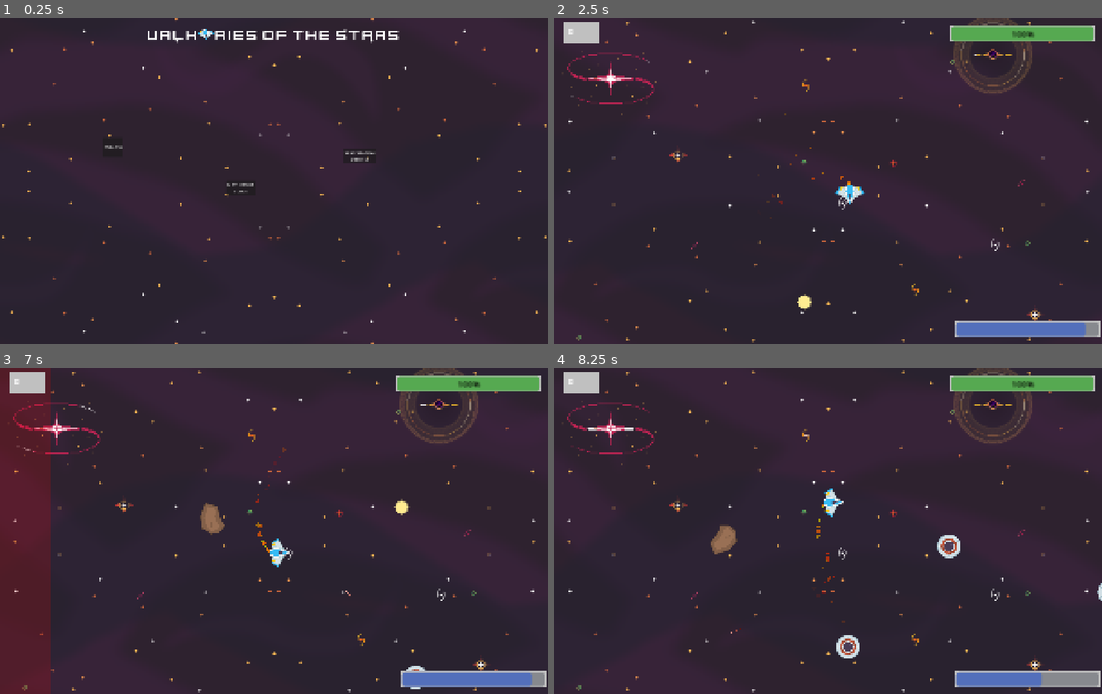
Above: before the commit, frames 1-4 (two rows, left to right).
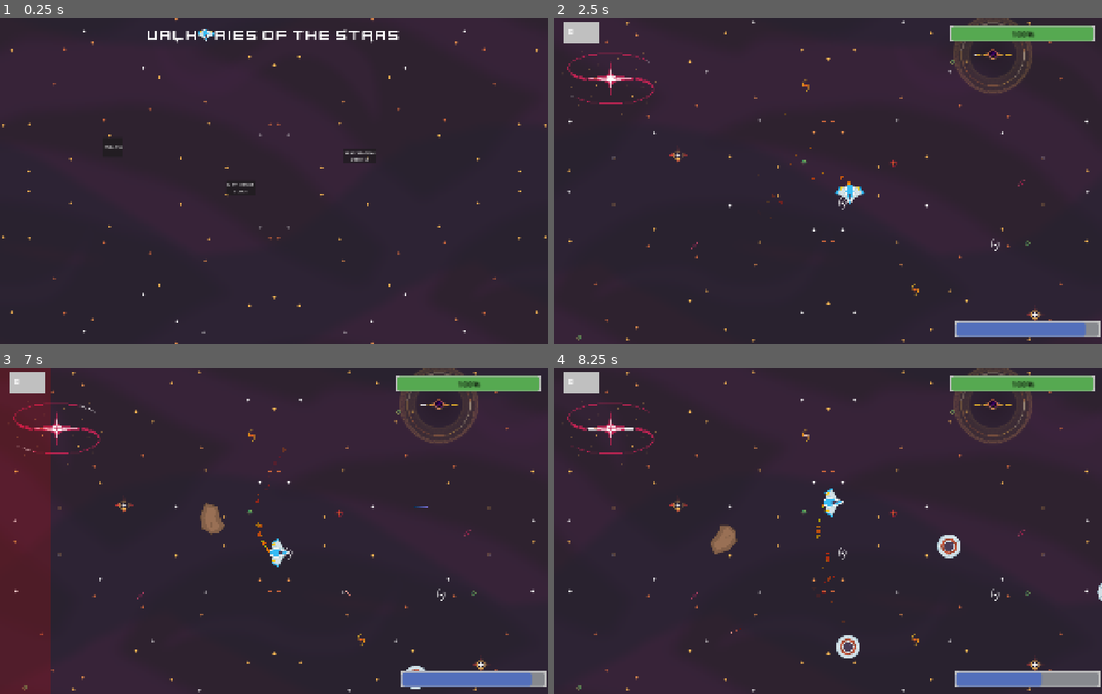
Above: after the commit, the same moments.

Repository: HusMusen16/Gymnasie_Arbete
Game: Godot game, scene res://Scenes/main_menu.tscn
Same seed, same stepped clock (60 frames per second), same inputs: the game is played once before the commit and once after it.
Inputs:
- Up to frame 1 (0.25 s): no input
- Up to frame 2 (2.5 s): click "ENDLESS" at 0.5 s; hold D (right) 1.28-2.03 s; tap Space (shoot_laser) at 1.35 s; hold S (down) from 2.03 s (still down); tap Shift (shoot_plasma) at 2.1 s
- Up to frame 3 (7 s): release S (down) at 2.78 s; hold D (right) 2.78-3.53 s; tap Space (shoot_laser) at 2.85, 4.35, 5.85 s; hold W (up) 3.53-4.28 s; tap Shift (shoot_plasma) at 3.6, 5.1, 6.6 s; hold A (left) 4.28-5.78 s; hold S (down) 5.78-6.53 s; hold D (right) from 6.53 s (still down)
- Up to frame 4 (8.25 s): release D (right) at 7.28 s; hold W (up) 7.28-8.03 s; tap Space (shoot_laser) at 7.35 s; hold D (right) from 8.03 s (still down); tap Shift (shoot_plasma) at 8.1 s

The runs differ from the first frame. In frame 1, less than 0.1% of the frame differs, in the area x 36-40%, y 3-8%; in frame 2, less than 0.1%; in frame 3, 0.1%, in the area x 71-79%, y 40-46%; in frame 4, nothing differs.

Commit message:
Småfixar

Diff:
--- a/Scenes/level_1.tscn
+++ b/Scenes/level_1.tscn
@@ -5,3 +5,6 @@
 [node name="LEVEL_1" instance=ExtResource("1_vk57k")]
 level_number = 1
 mothership_spawnrate = 30
+
+[node name="SurgeFollower" parent="MotherPath" index="1"]
+position = Vector2(4377, 2556)
--- a/Scenes/level_2.tscn
+++ b/Scenes/level_2.tscn
@@ -6,3 +6,6 @@
 level_number = 2
 enemy_spawnrate = 5
 mothership_spawnrate = 15
+
+[node name="SurgeFollower" parent="MotherPath" index="1"]
+position = Vector2(4377, 2556)
--- a/Scenes/level_3.tscn
+++ b/Scenes/level_3.tscn
@@ -4,3 +4,6 @@
 
 [node name="LEVEL_3" instance=ExtResource("1_ng0s0")]
 level_number = 3
+
+[node name="SurgeFollower" parent="MotherPath" index="1"]
+position = Vector2(4377, 2556)
--- a/Scenes/main_menu.tscn
+++ b/Scenes/main_menu.tscn
@@ -4,7 +4,7 @@
 [ext_resource type="Script" uid="uid://c6a4rmqyoh03m" path="res://Scripts/main_menu.gd" id="1_ce3w2"]
 [ext_resource type="Texture2D" uid="uid://bbarwl0lj48df" path="res://assets/Foozle_2DS0015_Void_EnvironmentPack/Backgrounds/PNGs/Split up/Starry background  - Layer 03 - Stars.png" id="2_48xlc"]
 [ext_resource type="FontFile" uid="uid://7aq2omfr4iba" path="res://assets/Bonus/kenvector_future.ttf" id="3_1ehe0"]
-[ext_resource type="Texture2D" uid="uid://4c3oc63m1doi" path="res://assets/PNG/playerShip2_blue.png" id="5_n45e2"]
+[ext_resource type="PackedScene" uid="uid://drqkl0c1bf0f8" path="res://Scenes/player.tscn" id="5_n45e2"]
 
 [sub_resource type="Animation" id="Animation_ce3w2"]
 length = 0.001
@@ -116,12 +116,16 @@
 DEFENSE
 "
 
-[node name="Sprite2D" type="Sprite2D" parent="UI"]
-position = Vector2(787, 64)
+[node name="Player" parent="." instance=ExtResource("5_n45e2")]
+position = Vector2(787, 66)
 rotation = 3.14159
-scale = Vector2(0.55, 0.55)
-texture = ExtResource("5_n45e2")
+scale = Vector2(0.6, 0.6)
+
+[node name="Lasers" type="Node" parent="."]
+
+[node name="Plasmas" type="Node" parent="."]
 
 [connection signal="pressed" from="UI/Endless_button" to="." method="_on_endless_button_pressed"]
 [connection signal="pressed" from="UI/Mothership_surge_button" to="." method="_on_mothership_surge_button_pressed"]
 [connection signal="pressed" from="UI/Spacestation_defense_button" to="." method="_on_spacestation_defense_button_pressed"]
+[connection signal="laser" from="Player" to="." method="_on_player_laser"]
--- a/Scenes/plasma_blast.tscn
+++ b/Scenes/plasma_blast.tscn
@@ -72,7 +72,7 @@
 collide_with_areas = true
 
 [node name="explosion_timer" type="Timer" parent="."]
-wait_time = 0.3
+wait_time = 0.4
 one_shot = true
 autostart = true
 
--- a/Scenes/player.tscn
+++ b/Scenes/player.tscn
@@ -55,7 +55,7 @@
 [node name="Player" type="CharacterBody2D"]
 z_index = 10
 collision_layer = 4
-collision_mask = 11
+collision_mask = 9
 script = ExtResource("1_cvnsp")
 
 [node name="Rocket" type="GPUParticles2D" parent="."]
--- a/Scripts/main_menu.gd
+++ b/Scripts/main_menu.gd
@@ -2,7 +2,11 @@
 
 
 @onready var button = $UI/Endless_button
+@onready var lasers = $Lasers
+@onready var plasmas = $Plasmas
 
+var plasma_scene: PackedScene = load("res://Scenes/plasma_blast.tscn")
+var laser_scene: PackedScene = load("res://Scenes/laser.tscn")
 
 func _physics_process(_delta: float) -> void:
 	pass
@@ -18,3 +22,16 @@
 
 func _on_spacestation_defense_button_pressed() -> void:
 	LevelManager.start_defend_spacestation_mode()
+
+
+func _on_player_laser(type: Variant, pos: Variant, dir: Variant) -> void:
+	if type == "laser":
+		var laser = laser_scene.instantiate()
+		lasers.add_child(laser)
+		laser.position = pos
+		laser.rotation_degrees = dir
+	elif type == "plasma":
+		var plasma = plasma_scene.instantiate()
+		plasmas.add_child(plasma)
+		plasma.position = pos
+		plasma.rotation_degrees = dir
